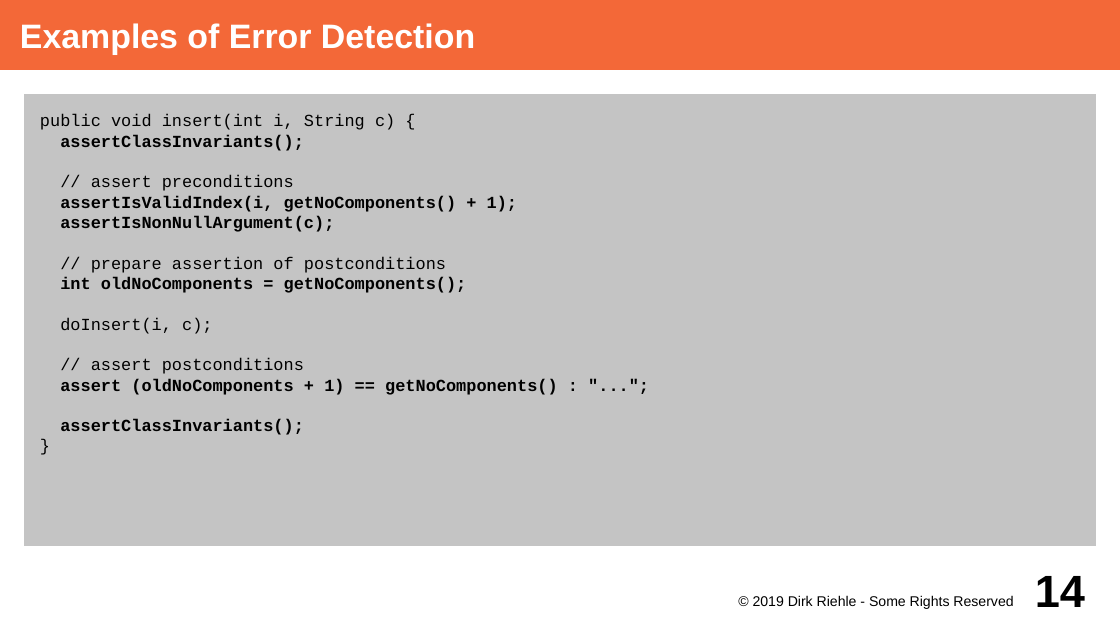
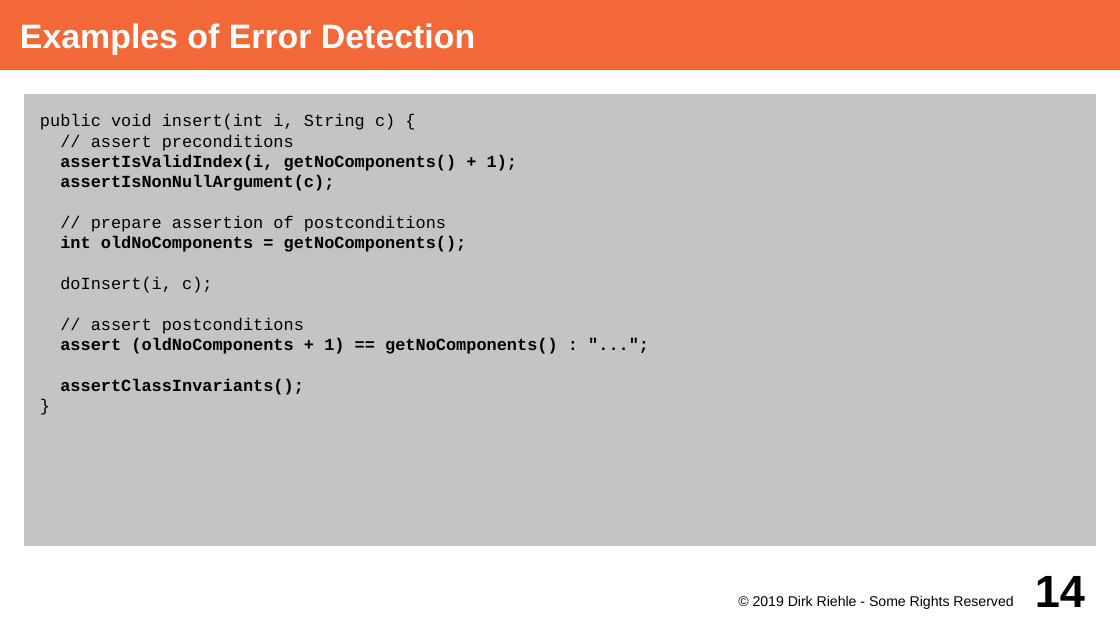
Before and after one commit to dirkriehle/adap-course, a slide deck: slide 14 of Lecture Slides/ADAP C06 - Error Handling.odp. Drawn at 1120x630 pixels with LibreOffice and Linux fonts; fonts in the diff are those of the drawing. Boxes give left, top, right and bottom in pixels: in the first picture for what was removed or moved away, otherwise in the second. Text is boxed around its words. In the diff, an @@ line names an element or a change of style, - is before the commit and + after.

```diff
--- a/Lecture Slides/ADAP C06 - Error Handling.odp
+++ b/Lecture Slides/ADAP C06 - Error Handling.odp
@@ text at (x1=60, y1=134, x2=304, y2=151): paragraph removed @@
-assertClassInvariants();
```
Also in this commit, not shown: 4 other slides changed, 3 other files.
